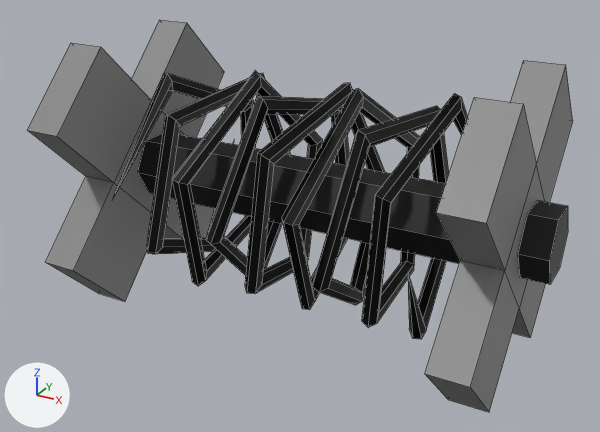
The FBX model Endless-Geo-Dash/Assets/3D Models/Obstacles/Obstacle-03.fbx as it was, and as the next commit left it.
Both versions are drawn from a 50 mm lens placed at (4.95, -9.12, 4.21), pointed at (0.01, -0.14, -0.29). Arrows for +X, +Y and +Z are at lower left; the lights stay in place. Mesh edges are drawn as thin lines.

Before the edit, the objects in view are built like this:
```python
me_cube_009 = bpy.data.meshes.new('Cube.009')
me_cube_009.from_pydata(...)  # 110 vertices, 114 faces; spans x -2.08..2.08, y -1.52..1.49, z -1.56..1.56
me_cube_009.materials.append(mat_outline)  # black #000000
me_cube_022 = bpy.data.meshes.new('Cube.022')
me_cube_022.from_pydata(...)  # 304 vertices, 296 faces; spans x -3.38..3.38, y -1.89..1.89, z -1.89..1.89
# faces by material slot: [44, 252]
me_cube_022.materials.append(mat_platform_base)  # grey #838383
me_cube_022.materials.append(mat_outline)  # black #000000
ob_electric_fence = bpy.data.objects.new('Electric Fence', me_cube_022)
ob_electric_fence.location = (0.0, 0.0, 0.0)
ob_fence_1 = bpy.data.objects.new('Fence 1', me_cube_009)
ob_fence_1.location = (0.0, 0.0, 0.0)
```
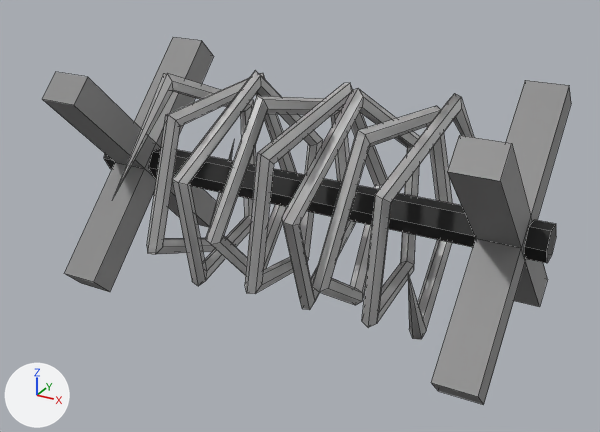
Location of each change, [x1, y1, x2, y2] in pixels of the pictures (600 x 432 px; the box of a moved part takes in the faces that stretch with it):
'Electric Fence', reshaped (6% shorter): before [28, 20, 573, 412]; after [42, 37, 571, 405]
part 1 of me_cube_022, rebuilt (8% shorter): before [425, 60, 573, 412]; after [431, 80, 571, 405]
part 2 of me_cube_022, rebuilt (11% narrower, 9% shorter): before [28, 20, 224, 301]; after [42, 37, 216, 292]
part 3 of me_cube_022, moved or reshaped: before [138, 133, 568, 284]; after [104, 148, 556, 263]
part 4 of me_cube_022, recoloured (black to white): [147, 73, 468, 328] in both

The change, as a list of edits to the scene's bpy script:
```text
Add mat_fence:
    mat_fence = principled_material('Fence')
    mat_fence.base_color = (0.8, 0.8, 0.8)  # white #e7e7e7
Change me_cube_022:
    used by ob_electric_fence; location = (0.0, 0.0, 0.0)
    remove me_cube_022.from_pydata(...)  # 304 vertices, 296 faces; spans x -3.38..3.38, y -1.89..1.89, z -1.89..1.89
    add me_cube_022.from_pydata(...)  # 304 vertices, 296 faces; spans x -3.29..3.29, y -1.56..1.56, z -1.56..1.56
    me_cube_022 part 1: the loose piece of 24 vertices spanning x 2.5..3.0, y -1.89..1.89, z -1.89..1.89 is rebuilt with 24 vertices and now spans x 2.47..3.01, y -1.56..1.56, z -1.56..1.56
    me_cube_022 part 2: the loose piece of 24 vertices spanning x -3.0..-2.5, y -1.89..1.89, z -1.89..1.89 is rebuilt with 24 vertices and now spans x -3.01..-2.47, y -1.56..1.56, z -1.56..1.56
    me_cube_022 part 3
    14 vertices are removed from x -3.02..2.46, y -0.47..0.47, z -0.41..0.41
    13 faces are deleted
    22 vertices move from x -3.38..3.38, y -0.47..0.47, z -0.41..0.41 to x -3.29..3.29, y -0.24..0.24, z -0.21..0.21
    8 vertices are added at x -3.03..-2.45, y -0.12..0.24, z -0.21..0.21
    6 new vertices lie (4.9, 0.0, 0.0) away from vertices in x -3.02..-2.45, y -0.12..0.24, z -0.41..0.21
    13 new faces join them, mat_outline (black #000000)
    me_cube_022 part 4: 228 faces spanning x -2.08..2.08, y -1.52..1.52, z -1.56..1.56 switch from mat_outline (black #000000) to mat_fence (white #e7e7e7)
```
